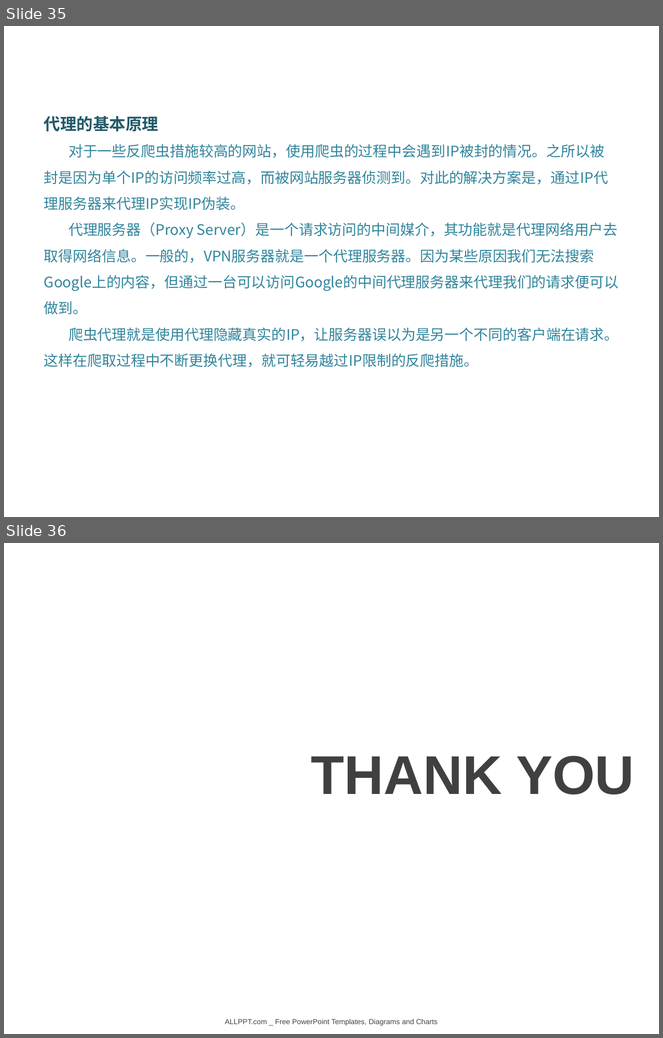
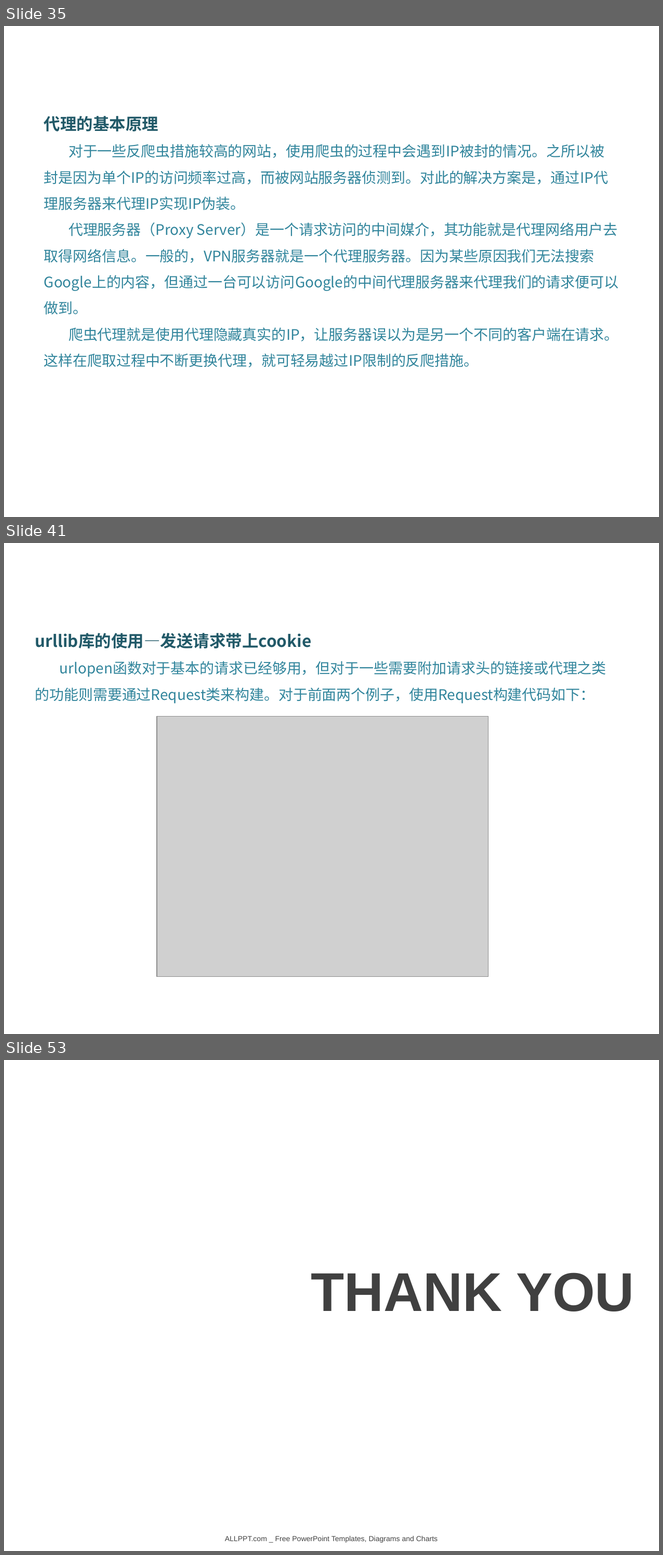
Before and after one commit to DataScienceCoding/Python-Web-Crawler, a slide deck: Python-Web-Crawler.pptx. Shown one above the other, each under a label of ours: slides 35 and 36 before the commit, slides 35, 41 and 53 after it; the slides between them are not shown. The pictures are 663x1038 and 663x1555 pixels, drawn with LibreOffice and Linux fonts; fonts in the diff are those of the drawing; grey boxes stand for pictures; background and template pictures are left out. Boxes give left, top, right and bottom in pixels: in the first picture for what was removed or moved away, otherwise in the second. Text is boxed around its words. In the diff, an @@ line names an element or a change of style, - is before the commit and + after.

```diff
--- a/Python-Web-Crawler.pptx
+++ b/Python-Web-Crawler.pptx
@@ slide 41 added at (4,543,659,1034), background picture (left out) @@
@@ text added at (35,633,607,704), 16 pt, text #31859C @@
+urllib库的使用—发送请求带上cookie
+urlopen函数对于基本的请求已经够用，但对于一些需要附加请求头的链接或代理之类的功能则需要通过Request类来构建。对于前面两个例子，使用Request构建代码如下：
@@ picture added at (157,717,488,977) @@
@@ what was slide 36 is now slide 53 @@
```
Also in this commit, not shown: 16 other slides added, 7 other files.
